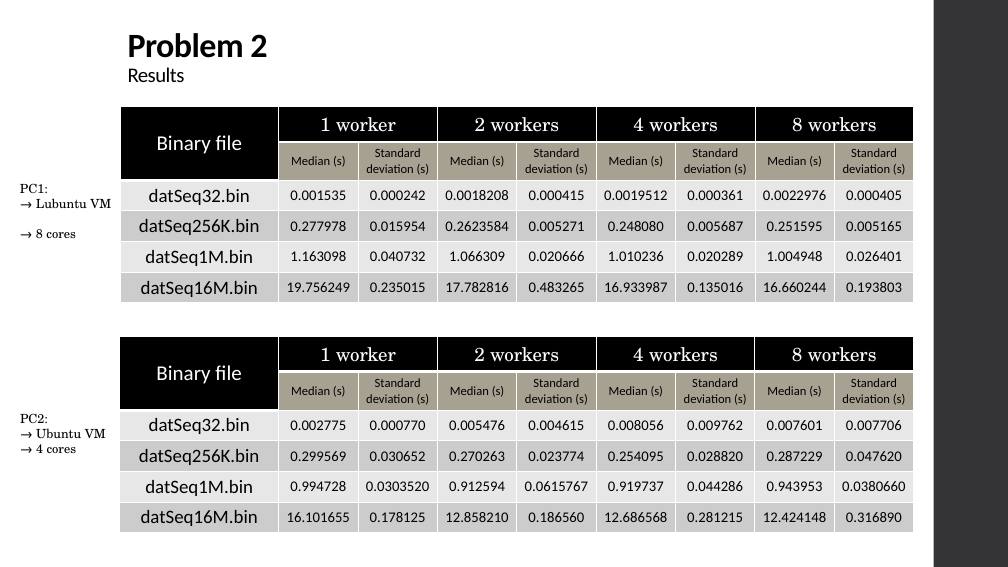
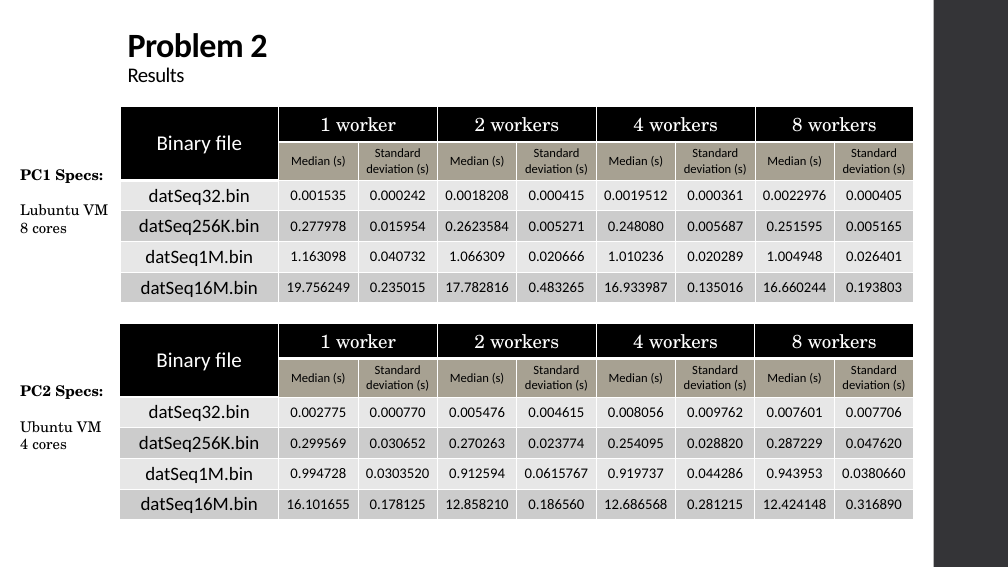
Before and after one commit to xL1fer/CLE_2022_2023, a slide deck: slide 6 of CLE1_T3G5/present.pptx. Drawn at 1008x567 pixels with LibreOffice and Linux fonts; fonts in the diff are those of the drawing. Boxes give left, top, right and bottom in pixels: in the first picture for what was removed or moved away, otherwise in the second. Text is boxed around its words. In the diff, an @@ line names an element or a change of style, - is before the commit and + after.

```diff
--- a/CLE1_T3G5/present.pptx
+++ b/CLE1_T3G5/present.pptx
@@ text at bbox=[20, 169, 109, 234]: text changed; size 12 to 14 pt @@
-PC1:
-→ Lubuntu VM
-→ 8 cores
+PC1 Specs:
+Lubuntu VM
+8 cores
@@ table: place and size @@
-table at bbox=[120, 337, 914, 530]
+table at bbox=[120, 324, 914, 517]
@@ text at bbox=[20, 421, 101, 450]: text changed; size 12 to 14 pt @@
-PC2:
-→ Ubuntu VM → 4 cores
+PC2 Specs:
+Ubuntu VM 4 cores
```
Also in this commit, not shown: 3 other slides changed.
